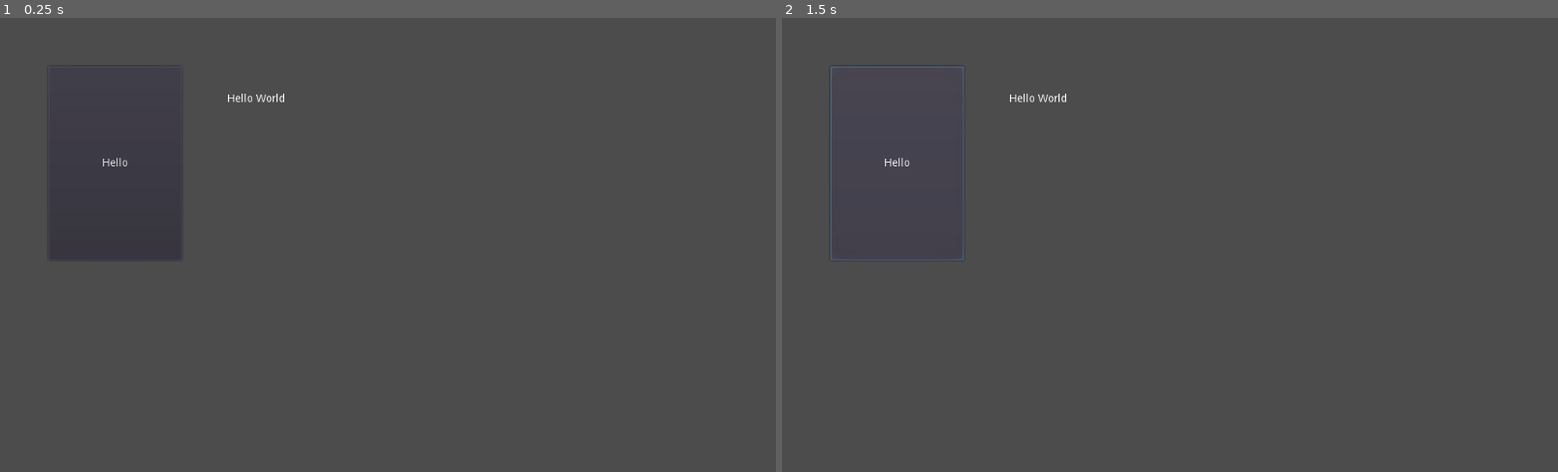
Above: before the commit, frames 1-2 (left to right).
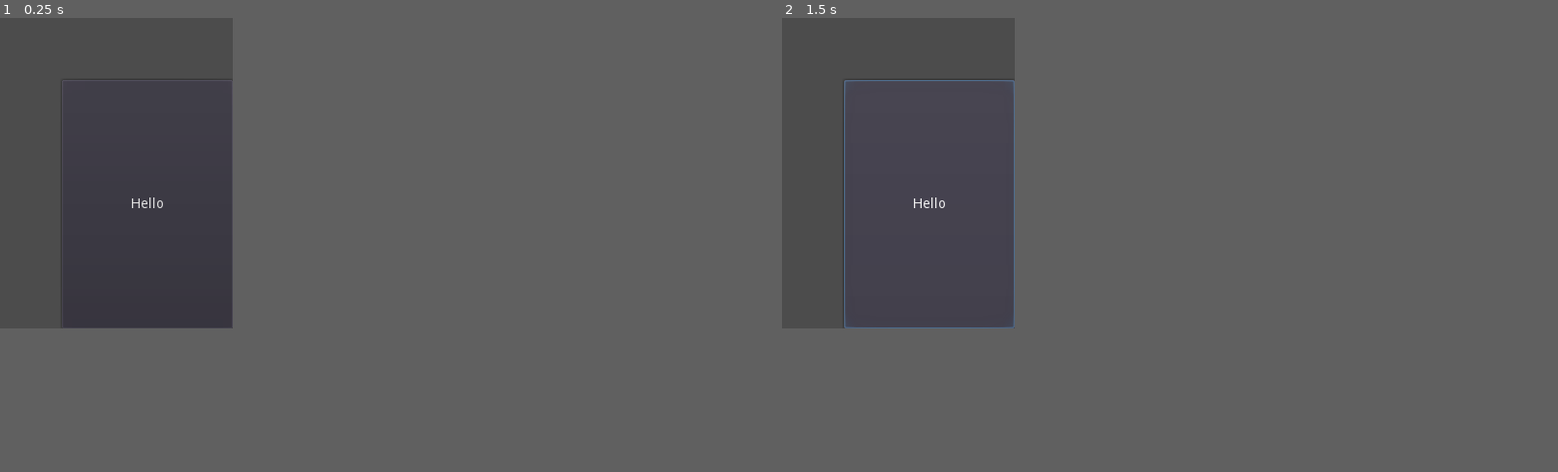
Above: after the commit, the same moments.

Repository: ponyatov/godmode
Game: Godot game, scene res://2D_scene.tscn
Same seed, same stepped clock (60 frames per second), same inputs: the game is played once before the commit and once after it.
Inputs:
- Up to frame 1 (0.25 s): no input
- Up to frame 2 (1.5 s): click "Hello" at 0.5 s; click "Hello" at 1.25 s
In our replay, the window is 800x468 before the commit and 240x320 after it. These sizes can differ from the game's own. Grey fills any space a smaller window leaves; there, only what the larger window draws over its background counts as a difference.

The runs differ from the first frame. In frame 1, 0.1% of the frame differs, in the area x 13-37%, y 13-42%; in frame 2, 0.6%, in the area x 6-37%, y 10-69%.

Commit message:
Signed-off-by: Dmitry Ponyatov <dponyatov@gmail.com>

Diff:
--- a/workout/project.godot
+++ b/workout/project.godot
@@ -19,6 +19,13 @@
 run/main_scene="res://2D_scene.tscn"
 config/icon="res://icon.png"
 
+[display]
+
+window/size/width=240
+window/size/height=320
+window/size/resizable=false
+window/size/always_on_top=true
+
 [rendering]
 
 quality/driver/driver_name="GLES2"
